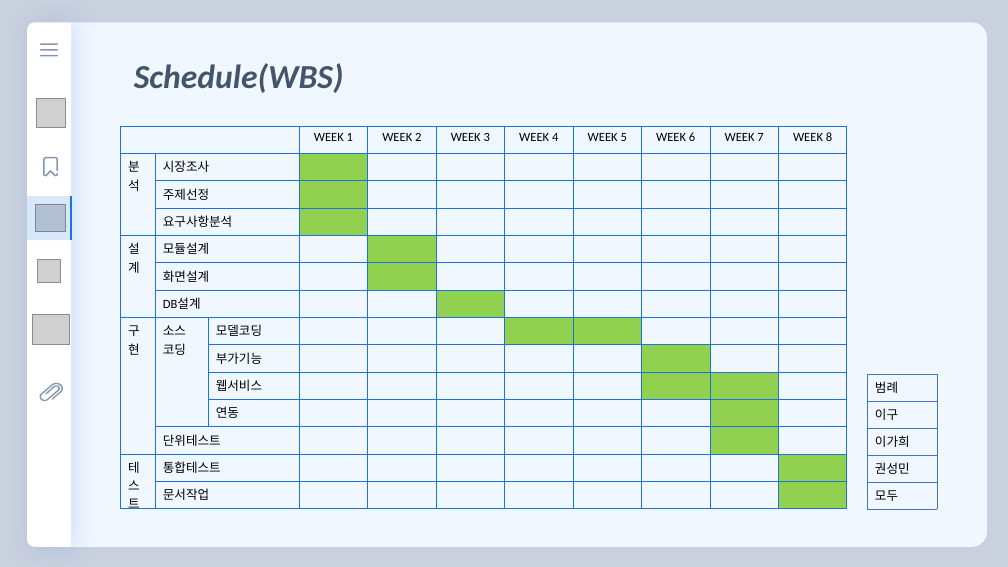
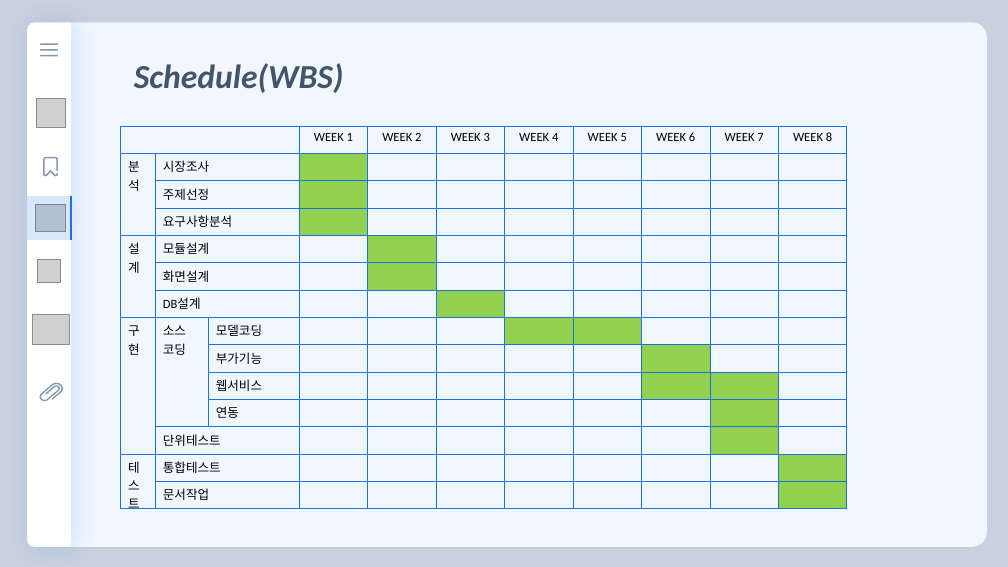
Before and after one commit to florentious/AutoGenerating_VariableName, a slide deck: slide 8 of Text/Presentation/presentation_ver0_3.pptm (slide 7 before the commit). Drawn at 1008x567 pixels with LibreOffice and Linux fonts; fonts in the diff are those of the drawing; grey boxes stand for pictures. Boxes give left, top, right and bottom in pixels: in the first picture for what was removed or moved away, otherwise in the second. Text is boxed around its words. In the diff, an @@ line names an element or a change of style, - is before the commit and + after.

```diff
--- a/Text/Presentation/presentation_ver0_3.pptm
+++ b/Text/Presentation/presentation_ver0_3.pptm
@@ table removed at box(867, 374, 937, 509), 5 rows, 1 columns @@
-범례
-이구
-이가희
-권성민
-모두
```
Also in this commit, not shown: 13 other slides changed, 5 slides added, 3 slides removed, 2 other files.
